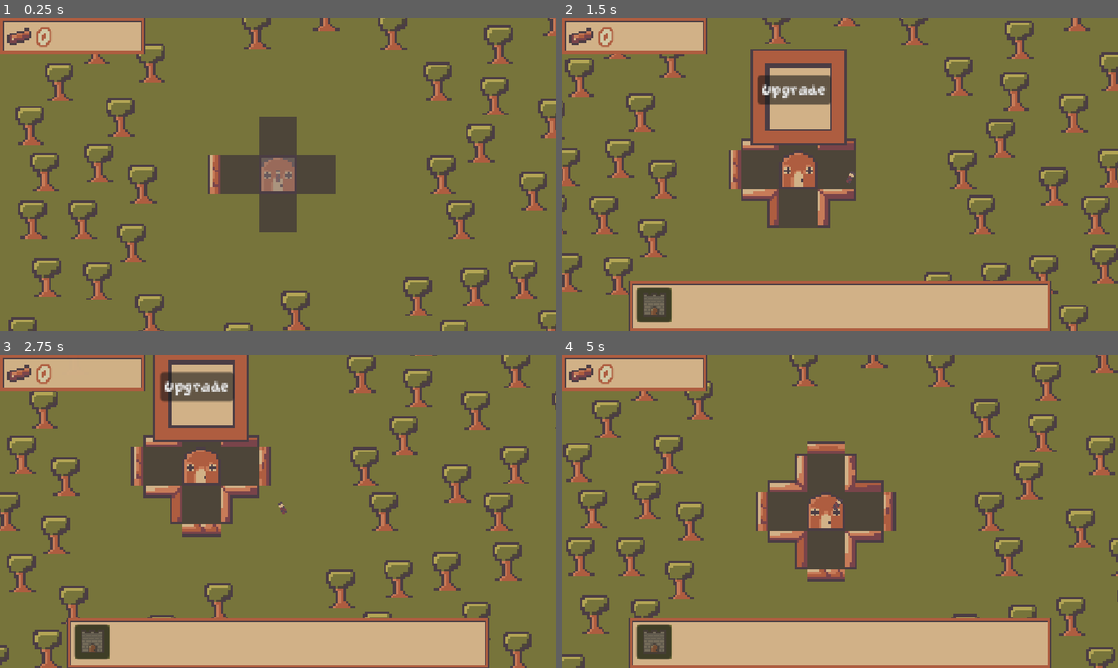
Above: before the commit, frames 1-4 (two rows, left to right).
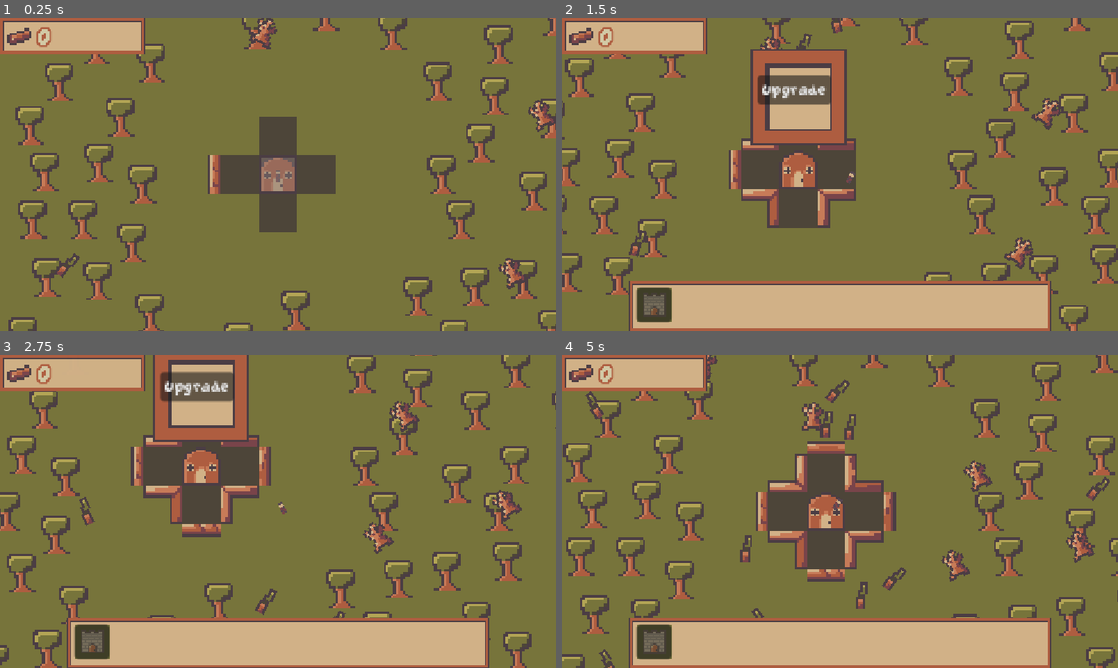
Above: after the commit, the same moments.

Repository: jacksonmist/DeforestStation
Game: Godot game, scene res://Scenes/Root.tscn
The game is run twice, just before and just after one commit, with the same random seed, the same clock (stepped at 60 frames per second) and the same inputs.
Inputs (mouse positions are in pixels of both pictures, inside the frame that each line leads up to):
- Up to frame 1 (0.25 s): no input
- Up to frame 2 (1.5 s): move the mouse to (840, 174) at 0.52 s; press the mouse at (840, 174) at 0.53 s; hold D (Right) 0.53-1.28 s; move the mouse to (728, 190) at 1.27 s; release the mouse at (728, 190) at 1.28 s; hold S (Down) from 1.28 s (still down); click (728, 190) at 1.35 s
- Up to frame 3 (2.75 s): move the mouse to (333, 442) at 2.02 s; release S (Down) at 2.03 s; press the mouse at (333, 442) at 2.03 s; hold D (Right) from 2.03 s (still down)
- Up to frame 4 (5 s): move the mouse to (812, 574) at 2.77 s; release D (Right) at 2.78 s; release the mouse at (812, 574) at 2.78 s; hold W (Up) 2.78-3.53 s; click (812, 574) at 2.85 s; move the mouse to (1006, 558) at 3.52 s; press the mouse at (1006, 558) at 3.53 s; hold A (Left) from 3.53 s (still down); move the mouse to (673, 464) at 4.27 s; release the mouse at (673, 464) at 4.28 s; click (673, 464) at 4.35 s

The runs differ from the first frame. In frame 1, 0.8% of the frame differs, in the area x 10-100%, y 0-87%; in frame 2, 0.9%; in frame 3, 1.0%; in frame 4, 2.2%, in the area x 4-99%, y 0-100%.

Commit message:
Polished wood instantiation

Diff:
--- a/Scenes/Root.tscn
+++ b/Scenes/Root.tscn
@@ -146,7 +146,8 @@
 difficulty_manager = NodePath("../DifficultyManager")
 tree_manager = NodePath("../TreeManager")
 house = NodePath("../House")
-base_amount_to_spawn = 0
+wood = ExtResource("11_fauc5")
+base_amount_to_spawn = 100
 
 [node name="Timer" type="Timer" parent="EnemyManager" unique_id=1248380354]
 
--- a/Scenes/enemy.gd
+++ b/Scenes/enemy.gd
@@ -4,7 +4,22 @@
 
 var house: House
 @export var wood_dropped: int
+var wood: PackedScene
+var enemy_manager: EnemyManager
+
+func set_manager(em: EnemyManager):
+	enemy_manager = em
 
 func set_house(house_ref: House):
 	house = house_ref
 	sm.set_house(house)
+
+func set_wood(wood_ref: PackedScene):
+	wood = wood_ref
+
+func die():
+	for i in wood_dropped:
+		var instance = wood.instantiate()
+		enemy_manager.add_child(instance)
+		instance.set_start_position(position)
+	queue_free()
--- a/Scenes/enemy_manager.gd
+++ b/Scenes/enemy_manager.gd
@@ -6,6 +6,7 @@
 @export var difficulty_manager: DifficultyManager
 @export var tree_manager: TreeManager
 @export var house: House
+@export var wood: PackedScene
 
 @export var base_amount_to_spawn: int = 5
 var spawn_amount_modifier: float = 1
@@ -28,6 +29,8 @@
 		var position = get_position()
 		add_child(instance)
 		instance.set_house(house)
+		instance.set_wood(wood)
+		instance.set_manager(self)
 		active_enemies.append(instance)
 
 		instance.position = position
--- a/Scripts/building.gd
+++ b/Scripts/building.gd
@@ -1,5 +1,6 @@
 class_name Building extends Area2D
 
+@export var destroyed: Texture2D
 @export var texture: Texture2D
 @export var health: float
 @export var structure_manager: StructureManager
--- a/Scripts/entity.gd
+++ b/Scripts/entity.gd
@@ -125,3 +125,6 @@
 	health += amount
 	if health >= max_health:
 		health = max_health
+
+func set_active(active: bool):
+	is_active = active
--- a/Scripts/tree.gd
+++ b/Scripts/tree.gd
@@ -47,7 +47,7 @@
 		respawn_tween.kill()
 	var wood_instance = wood.instantiate()
 	tree_manager.add_child(wood_instance)
-	wood_instance.position = position
+	wood_instance.set_start_position(position)
 
 	if not is_marked:
 		timer.start()
--- a/Scripts/wood.gd
+++ b/Scripts/wood.gd
@@ -6,6 +6,10 @@
 var collection_speed: float = 30
 var acceleration: float = 15
 @export var value: int = 1
+var move_distance: float = 10
+var move_time: float = 0.4
+var move_tween: Tween
+var ready_to_collect: bool = false
 
 func _ready() -> void:
 	if randi_range(0, 1) == 0:
@@ -15,7 +19,7 @@
 	area_entered.connect(_on_area_entered)
 
 func _process(delta: float) -> void:
-	if target:
+	if target and ready_to_collect:
 		var direction = (target.global_position - position).normalized()
 		position += (direction * delta * collection_speed)
 		collection_speed += (acceleration * delta)
@@ -23,6 +27,16 @@
 			target.add_wood(value)
 			queue_free()
 
+func set_start_position(pos: Vector2):
+	var noise = Vector2(randf_range(-5, 5), randf_range(-5, 5))
+	position = pos + noise
+	var rot = randf_range(0, 2 * PI)
+	var vec = randf_range(move_distance / 2, move_distance) * Vector2(cos(rot), sin(rot))
+	move_tween = create_tween().set_trans(Tween.TRANS_EXPO).set_ease(Tween.EASE_OUT)
+	move_tween.tween_property(self, "position", position + vec, randf_range(move_time, move_time * 2))
+	await move_tween.finished
+	ready_to_collect = true
+
 func _on_area_entered(body):
 	if body.wood_amount >= body.max_wood:
 		return
